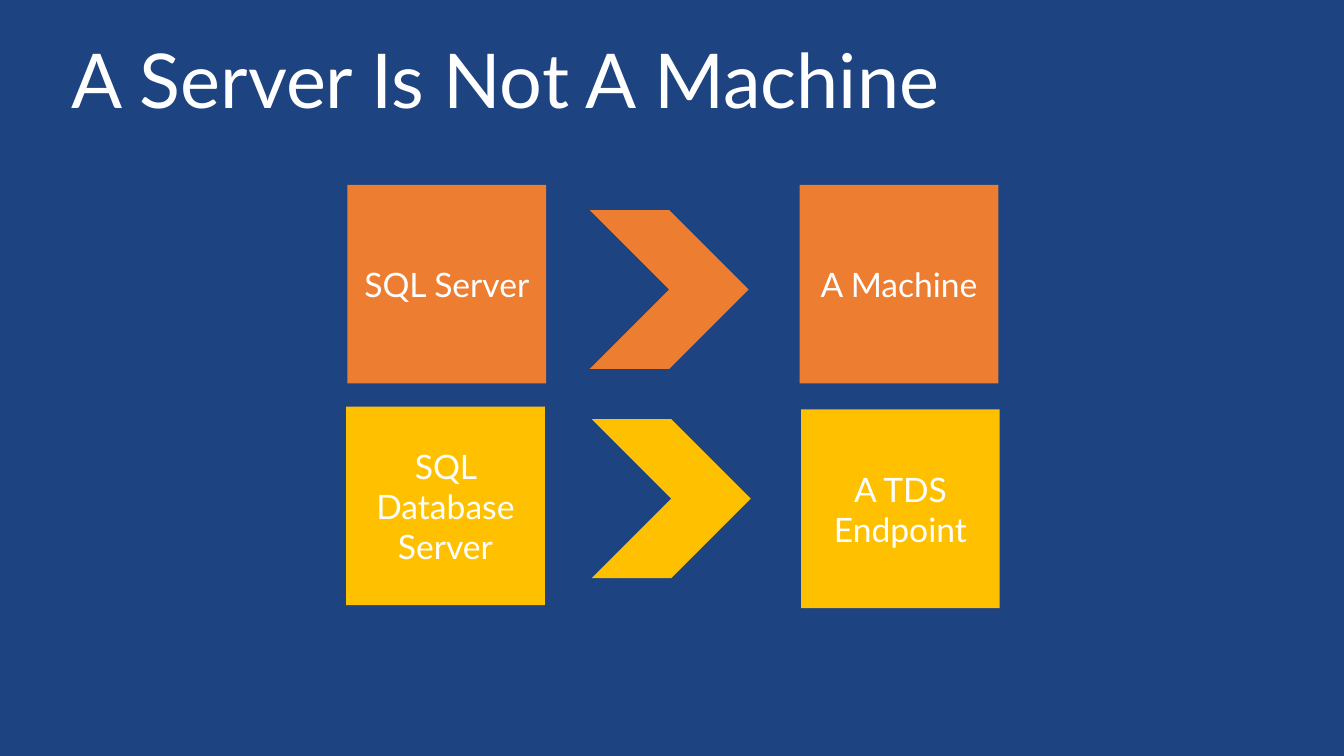
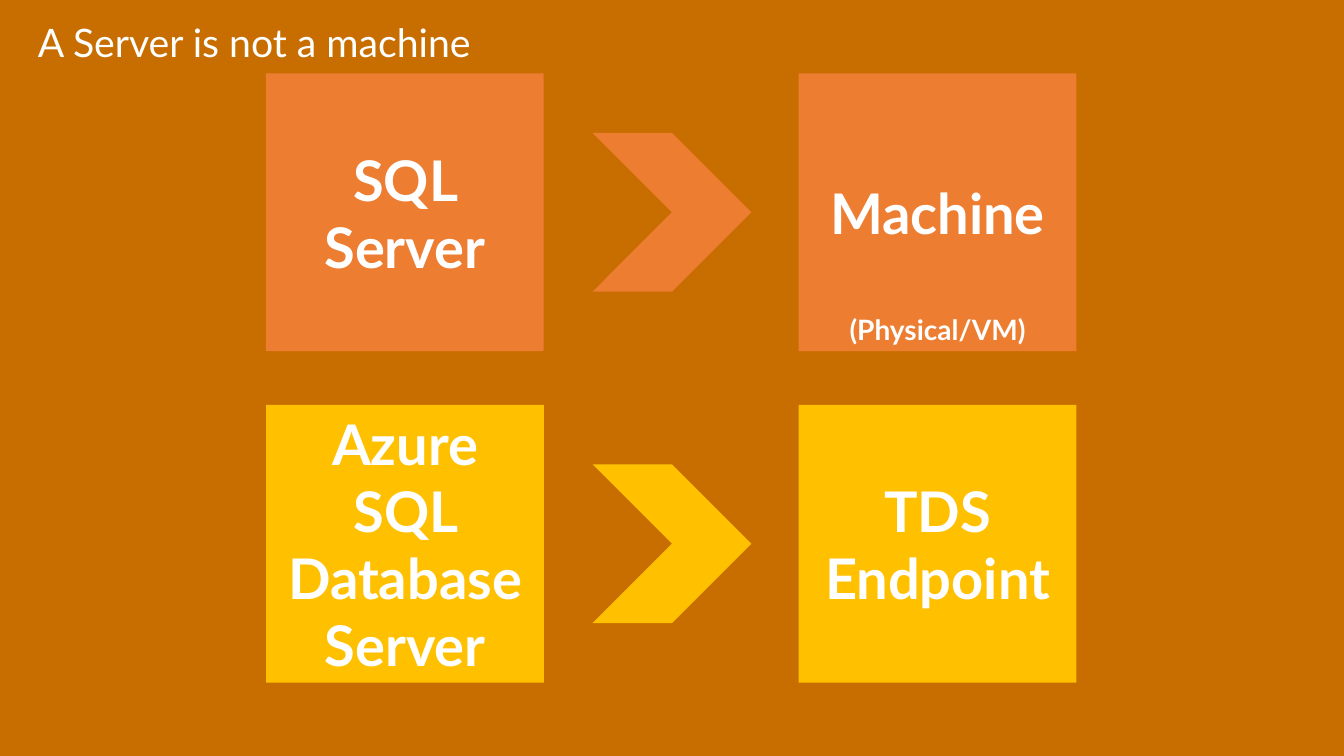
Before and after one commit to sack212/BasicAzureCamp, a slide deck: slide 6 of Data/Data.pptx. Drawn at 1344x756 pixels with LibreOffice and Linux fonts; fonts in the diff are those of the drawing; background and template pictures are left out. Boxes give left, top, right and bottom in pixels: in the first picture for what was removed or moved away, otherwise in the second. Text is boxed around its words. In the diff, an @@ line names an element or a change of style, - is before the commit and + after.

```diff
--- a/Data/Data.pptx
+++ b/Data/Data.pptx
@@ background picture (left out) to #C86E00 @@
@@ title "A Server is not a ..." at (x1=38, y1=28, x2=470, y2=58): vertical alignment top to middle @@
@@ title at (x1=38, y1=28, x2=470, y2=58): text changed; size 54 to 28 pt @@
-A Server Is Not A Machine
+A Server is not a machine
@@ rectangle "SQL Server" resized from (x1=348, y1=185, x2=546, y2=383) to (x1=266, y1=74, x2=544, y2=352) @@
@@ rectangle "SQL Server" at (x1=266, y1=74, x2=544, y2=352): size 24 to 40 pt, bold on @@
@@ rectangle "Machine" resized from (x1=800, y1=185, x2=998, y2=383) to (x1=799, y1=74, x2=1077, y2=352) @@
@@ chevron moved from (x1=590, y1=210, x2=749, y2=369) to (x1=593, y1=133, x2=752, y2=292) @@
@@ text in rectangle at (x1=830, y1=192, x2=1045, y2=235): text changed; size 24 to 40 pt; bold on @@
-A Machine
+Machine
@@ text added at (x1=850, y1=318, x2=1026, y2=345), 20 pt, text #FFFFFF, bold @@
+(Physical/VM)
@@ rectangle "Azure" resized from (x1=346, y1=406, x2=544, y2=605) to (x1=266, y1=405, x2=544, y2=684) @@
@@ rectangle "TDS Endpoint" resized from (x1=802, y1=409, x2=1000, y2=608) to (x1=799, y1=405, x2=1077, y2=684) @@
@@ text in rectangle at (x1=332, y1=424, x2=478, y2=466): paragraph added @@
+Azure
@@ chevron moved from (x1=592, y1=419, x2=751, y2=579) to (x1=593, y1=465, x2=752, y2=624) @@
@@ text in rectangle at (x1=288, y1=491, x2=522, y2=667): size 24 to 40 pt, bold on in "SQL Database Server" @@
@@ text in rectangle at (x1=825, y1=491, x2=1050, y2=609): text changed; size 24 to 40 pt; bold on @@
-A TDS Endpoint
+TDS Endpoint
```
Also in this commit, not shown: 79 other slides changed, 21 slides added.
